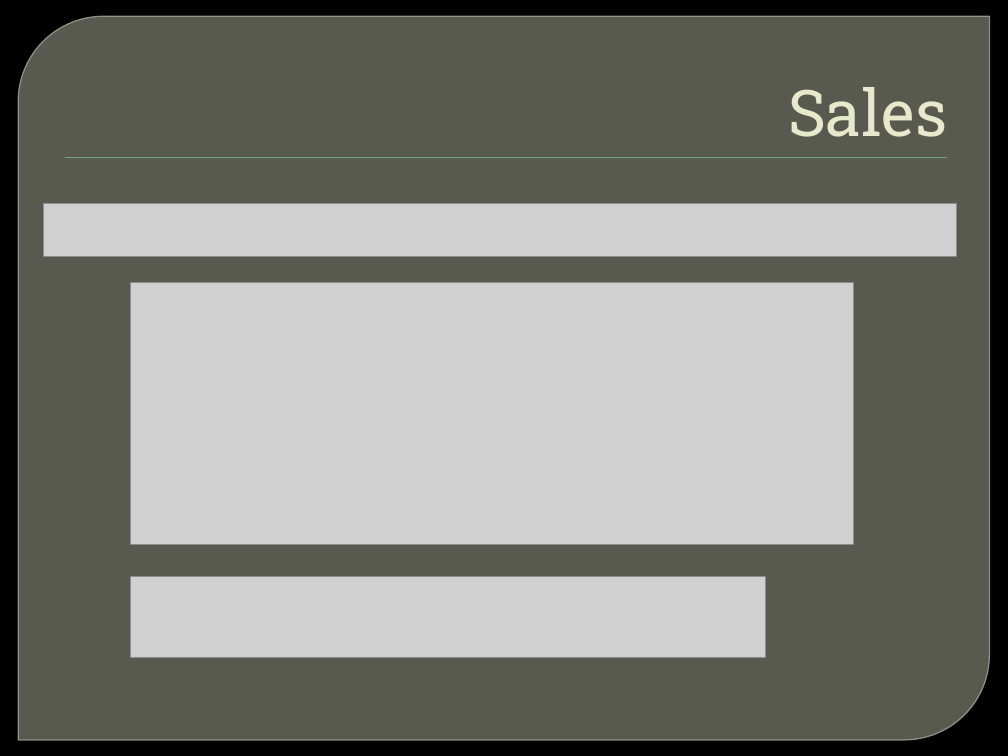
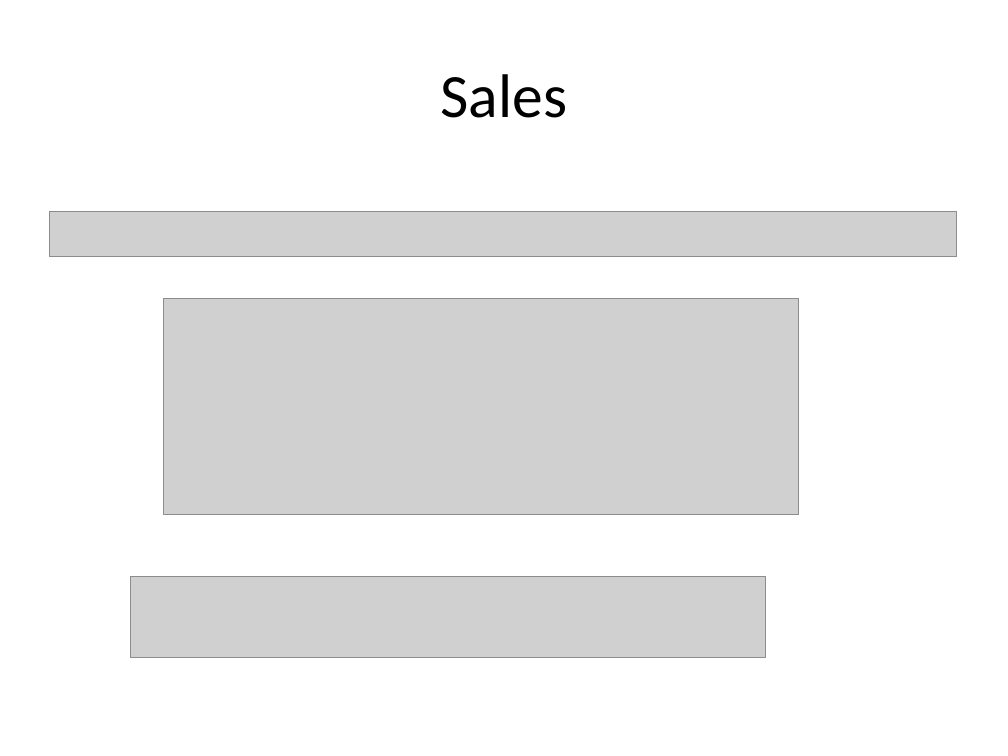
Before and after one commit to Mediagroup5/BarrocIt, a slide deck: slide 10 of barroc_Presentation.pptm. Drawn at 1008x756 pixels with LibreOffice and Linux fonts; fonts in the diff are those of the drawing; grey boxes stand for pictures; background and template pictures are left out. Boxes give left, top, right and bottom in pixels: in the first picture for what was removed or moved away, otherwise in the second. Text is boxed around its words. In the diff, an @@ line names an element or a change of style, - is before the commit and + after.

```diff
--- a/barroc_Presentation.pptm
+++ b/barroc_Presentation.pptm
@@ background picture (left out) to #FFFFFF @@
@@ round diag rect removed at [18, 16, 990, 740] @@
@@ title "Sales" at [441, 74, 568, 118]: size 46 to 44 pt, font Roboto Slab to Calibri, text colour #E7EACB to #000000; alignment right to centre; indent changed; vertical alignment bottom to middle @@
@@ rectangle removed at [65, 157, 947, 158] @@
@@ picture: place and size @@
-picture at [43, 204, 957, 257]
+picture at [49, 212, 957, 257]
@@ picture: place and size @@
-picture at [131, 283, 854, 545]
+picture at [164, 298, 799, 515]
```
Also in this commit, not shown: 15 other slides changed, 1 slide removed.
